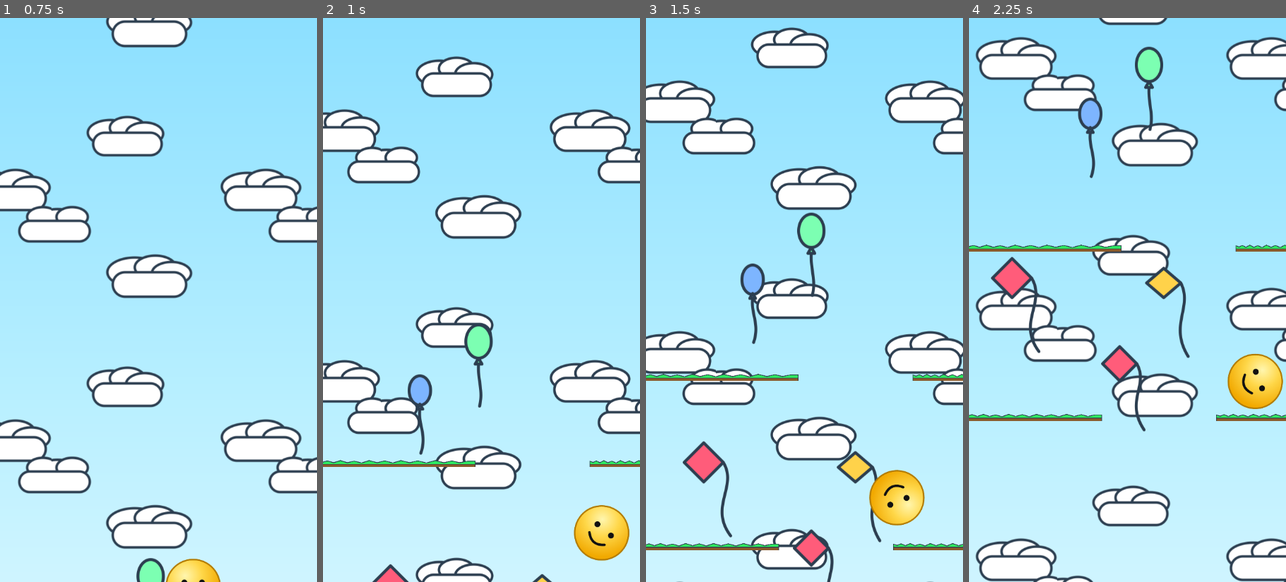
Above: before the commit, frames 1-4 (left to right).
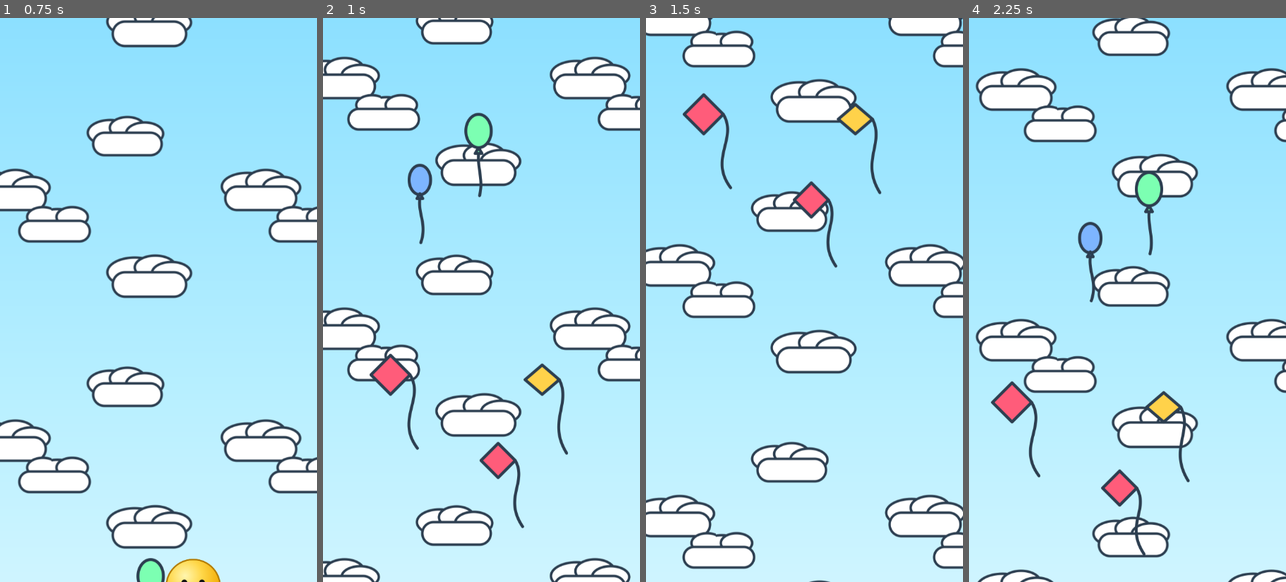
Above: after the commit, the same moments.

Repository: hamma2/droppin
Game: Godot game, scene res://Scenes/main.tscn
Two runs of this game, one before a commit and one after it. Both use one fixed random seed, a clock stepped at 60 frames per second and the inputs below. The engine's default icon, where the game draws it, is replaced by a stand-in: a white triangle on a blue panel in a dark square.
Inputs (mouse positions are in pixels of both pictures, inside the frame that each line leads up to):
- Up to frame 1 (0.75 s): move the mouse to (228, 271) at 0.52 s; hold Right (ui_right) from 0.53 s (still down); click (228, 271) at 0.67 s
- Up to frame 2 (1 s): keep holding Right (ui_right)
- Up to frame 3 (1.5 s): release Right (ui_right) at 1.25 s; drag from (741, 328) to (788, 412) at 1.27 s
- Up to frame 4 (2.25 s): move the mouse to (1159, 175) at 2.02 s; hold Right (ui_right) from 2.03 s (still down)

Frame 1 is identical in both runs. In frame 2, 39% of the frame differs, in the area x 0-100%, y 0-100%; in frame 3, 40%; in frame 4, 35%.
Error after the commit: Parse Error: Could not preload resource file "res://StaticData/Extras/Points/2_multiply_points.tres". (res://Scripts/BarrierGenerator.gd:14)

Commit message:
Points adding extra works

Diff:
--- a/Scenes/Extra.tscn
+++ b/Scenes/Extra.tscn
@@ -1,6 +1,6 @@
 [gd_scene load_steps=4 format=3 uid="uid://d1yy4cgfg3o4"]
 
-[ext_resource type="Script" uid="uid://b4dpo48uvcef8" path="res://Scripts/Extras/ExtraItem.gd" id="1_extra"]
+[ext_resource type="Script" uid="uid://b4dpo48uvcef8" path="res://Scripts/Extras/BaseExtraItem.gd" id="1_extra"]
 [ext_resource type="Texture2D" uid="uid://dkpq0u0ub247n" path="res://Textures/Ball.png" id="2_ball"]
 
 [sub_resource type="CircleShape2D" id="CircleShape2D_vb4m1"]
--- a/Scripts/BarrierGenerator.gd
+++ b/Scripts/BarrierGenerator.gd
@@ -10,6 +10,9 @@
 
 var barrier_pair_scene = preload("res://Scenes/Barrier.tscn")
 var extra_item_scene = preload("res://Scenes/Extra.tscn")
+var extra_50_points = preload("res://StaticData/Extras/Points/50_points.tres")
+var extra_2_multiply_points = preload("res://StaticData/Extras/Points/2_multiply_points.tres")
+var extra_item_points_script = preload("res://Scripts/Extras/Points/PointsItem.gd")
 var time_since_last_spawn: float = 0.0
 var barrier_pairs: Array = []
 var extra_items: Array = []
@@ -122,9 +125,10 @@
 func setup_extra_types() -> void:
     """Initialisiert die verfügbaren Extra-Typen"""
     available_extra_types = [
-        ExtraData.new("shield", 5.0, Color.CYAN, null, 1.0, 0.25),
-        ExtraData.new("speed_boost", 3.0, Color.YELLOW, null, 1.0, 0.25),
-        ExtraData.new("points", 100.0, Color.GOLD, null, 1.0, 0.5),
+        extra_50_points,
+        extra_2_multiply_points,
+        # ExtraData.new("shield", 5.0, Color.CYAN, null, 1.0, 0.25),
+        # ExtraData.new("speed_boost", 3.0, Color.YELLOW, null, 1.0, 0.25),
     ]
 
 func spawn_extra_randomly(barrier_y: float) -> void:
@@ -141,6 +145,11 @@
 
     # Spawne das Extra-Item
     var extra = extra_item_scene.instantiate()
+
+    # set the fitting script
+    if(extra_data.effect_type == "points"):
+        extra.script = extra_item_points_script
+
     extra.position = Vector2(
         randf_range(viewport_left + 100, viewport_right - 100),
         barrier_y - 50.0  # Etwas über der Barriere spawnen
--- a/Scripts/Extras/ExtraItem.gd
+++ b/Scripts/Extras/BaseExtraItem.gd
@@ -31,7 +31,7 @@
         var area = $Area2D
         area.body_entered.connect(_on_area_entered)
 
-func set_extra_data(data: RefCounted) -> void:
+func set_extra_data(data: Resource) -> void:
     """Setzt die Extra-Daten und aktualisiert die visuelle Darstellung"""
     extra_data = data
 
--- /dev/null
+++ b/Scripts/Extras/Points/PointsData.gd
@@ -0,0 +1,8 @@
+class_name PointsData extends ExtraData
+
+## Datenklasse für spawnable Extra Items
+## Die Punkteanzahl die dieses Extra gibt
+@export var effect_points: float = 50.0
+
+## Multiplikator für Punkte (z.B. 1.0 = normal, 2.0 = doppelte Punkte)
+@export var point_multiplier: float = 1.0
--- /dev/null
+++ b/Scripts/Extras/Points/PointsItem.gd
@@ -0,0 +1,18 @@
+extends ExtraItem
+class_name PointsItem
+
+# Declare a variable and assign the node reference when ready
+@onready var gameManager: GameManager = $/root/PlayScene/GameManager
+
+func apply_effect() -> void:
+    """Sammelt Punkte ein"""
+    if extra_data:
+        var points_add = int(extra_data.effect_points)
+        if gameManager != null:
+            gameManager.score += points_add
+            print("Punkte gewonnen: %d" % points_add)
+
+        var points_multiplier = float(extra_data.point_multiplier)
+        if points_multiplier > 1.0 and gameManager != null:
+            gameManager.score = int(gameManager.score * points_multiplier)
+            print("Punkte-Multiplikator angewendet: x%.1f" % points_multiplier)
--- a/Scripts/GameManager.gd
+++ b/Scripts/GameManager.gd
@@ -6,6 +6,7 @@
 var camera: Camera2D
 
 var score: int = 0
+var score_mutiplier: float = 1.0
 var game_active: bool = true
 
 @export var end_game_on_ceiling_hit: bool = true
@@ -34,7 +35,7 @@
 
 func update_score():
     """Erhöht den Score basierend auf der Y-Position des Balls"""
-    var new_score = int(abs(ball.position.y) / 10)
+    var new_score = int(abs(ball.position.y) / 10 * score_mutiplier)
     if new_score > score:
         score = new_score
 
--- /dev/null
+++ b/StaticData/Extras/Points/2_multiply_points.tres
@@ -0,0 +1,13 @@
+[gd_resource type="Resource" script_class="PointsData" load_steps=3 format=3 uid="uid://dx2rxcc4xgvur"]
+
+[ext_resource type="Script" uid="uid://c38g7uywwe2dm" path="res://Scripts/Extras/Points/PointsData.gd" id="1_d2uac"]
+[ext_resource type="Texture2D" uid="uid://bgukvcg00dr41" path="res://export/export_mac.apple-touch-icon.png" id="2_kjd1y"]
+
+[resource]
+script = ExtResource("1_d2uac")
+effect_points = 0.0
+point_multiplier = 2.0
+effect_type = "points"
+texture = ExtResource("2_kjd1y")
+spawn_probability = 1.0
+metadata/_custom_type_script = "uid://c38g7uywwe2dm"
--- /dev/null
+++ b/StaticData/Extras/Points/50_points.tres
@@ -0,0 +1,10 @@
+[gd_resource type="Resource" script_class="PointsData" load_steps=3 format=3 uid="uid://0qma4xk0h0ty"]
+
+[ext_resource type="Script" uid="uid://c38g7uywwe2dm" path="res://Scripts/Extras/Points/PointsData.gd" id="1_th22e"]
+[ext_resource type="Texture2D" uid="uid://busovd8rpvcse" path="res://icon.svg" id="2_dar2i"]
+
+[resource]
+script = ExtResource("1_th22e")
+effect_type = "points"
+texture = ExtResource("2_dar2i")
+metadata/_custom_type_script = "uid://c38g7uywwe2dm"
Renamed: Scripts/Extras/ExtraData.gd -> Scripts/Extras/BaseExtraData.gd
Renamed: Scripts/Extras/ExtraData.gd.uid -> Scripts/Extras/BaseExtraData.gd.uid
Renamed: Scripts/Extras/ExtraItem.gd.uid -> Scripts/Extras/BaseExtraItem.gd.uid
Not shown, added: Scripts/Extras/Points/PointsData.gd.uid
Not shown, added: Scripts/Extras/Points/PointsItem.gd.uid
